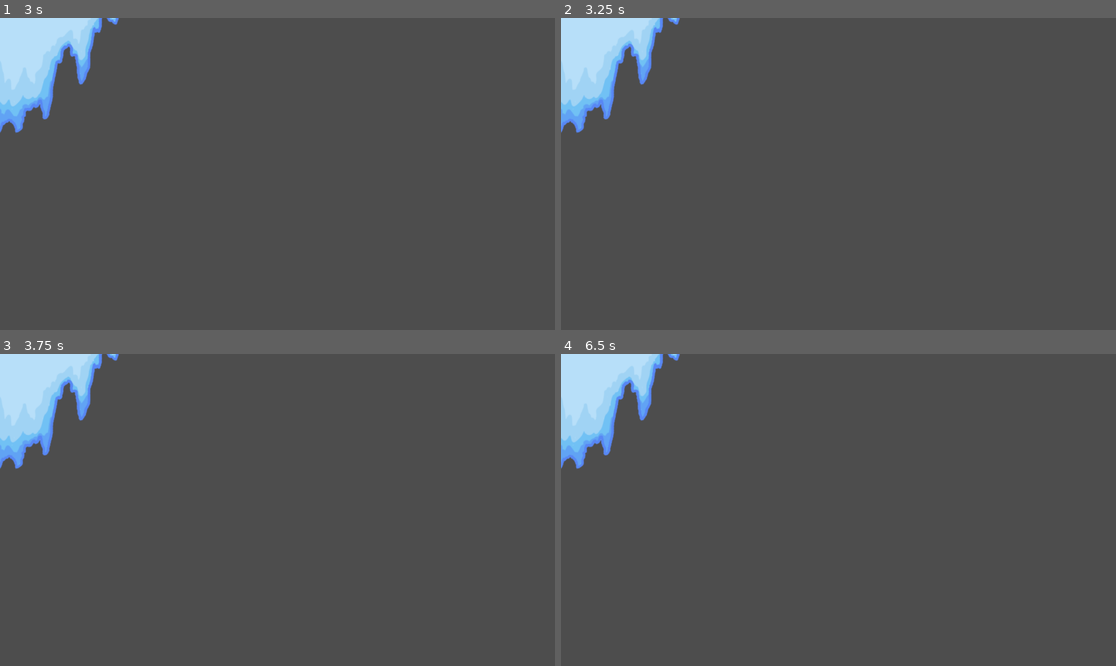
Above: before the commit, frames 1-4 (two rows, left to right).
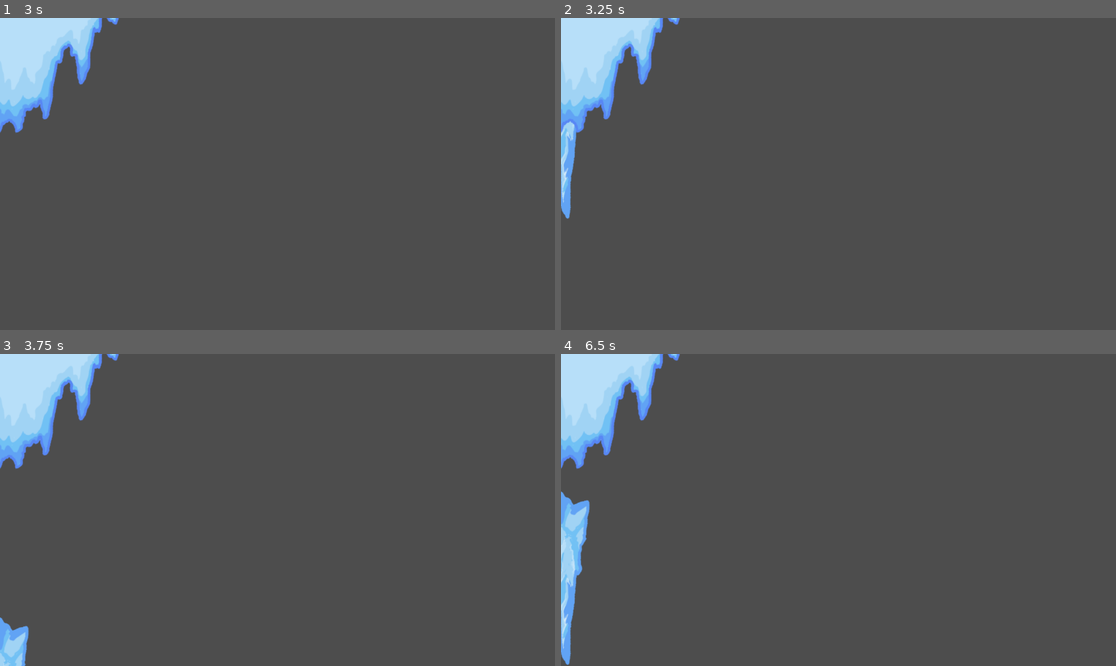
Above: after the commit, the same moments.

Repository: mezzoEmrys/mini-jam-8-2024
Game: Godot game, scene res://scenes/hazards/icicle_base_2.tscn
Two runs of this game, one before a commit and one after it. Both use one fixed random seed, a clock stepped at 60 frames per second and the inputs below. This scene is started directly instead of the project's main scene.
Inputs:
- Up to frame 1 (3 s): tap Enter at 0.5, 2 s; hold D (move_right) 0.53-2.03 s; tap Space (jump) at 0.77, 1.25, 1.52, 2.75 s; hold Left (move_left) 2.03-2.78 s; hold D (move_right) from 2.78 s (still down)
- Up to frame 2 (3.25 s): keep holding D (move_right); tap Space (jump) at 3.02 s
- Up to frame 3 (3.75 s): keep holding D (move_right)
- Up to frame 4 (6.5 s): tap Space (jump) at 3.77, 4.52, 5, 6.02 s; tap Enter at 4.25 s; release D (move_right) at 4.28 s; hold Left (move_left) 4.28-5.03 s; hold D (move_right) 5.03-5.78 s; hold Left (move_left) from 5.78 s (still down)

Frame 1 is identical in both runs. In frame 2, 0.6% of the frame differs, in the area x 0-3%, y 32-65%; in frame 3, 0.6%; in frame 4, 1.7%, in the area x 0-6%, y 44-100%.
Error before the commit: Invalid operands 'Vector2' and 'float' in operator '+'. (res://scripts/falling_icicle.gd:14)

Commit message:
new lands

Diff:
--- a/scenes/hazards/icicle_1.tscn
+++ b/scenes/hazards/icicle_1.tscn
@@ -8,6 +8,7 @@
 size = Vector2(54, 349)
 
 [node name="Icicle1" type="Node2D"]
+position = Vector2(-4, 111)
 script = ExtResource("1_t3k30")
 
 [node name="AnimatedSprite2D" type="AnimatedSprite2D" parent="."]
--- a/scenes/hazards/icicle_2.tscn
+++ b/scenes/hazards/icicle_2.tscn
@@ -8,6 +8,7 @@
 size = Vector2(54, 349)
 
 [node name="Icicle2" type="Node2D"]
+position = Vector2(-1, 79)
 script = ExtResource("1_cvjcr")
 
 [node name="AnimatedSprite2D" type="AnimatedSprite2D" parent="."]
--- a/scenes/hazards/icicle_3.tscn
+++ b/scenes/hazards/icicle_3.tscn
@@ -8,6 +8,7 @@
 size = Vector2(54, 349)
 
 [node name="Icicle3" type="Node2D"]
+position = Vector2(2, 136)
 script = ExtResource("1_snayh")
 
 [node name="AnimatedSprite2D" type="AnimatedSprite2D" parent="."]
--- a/scenes/platforms/batter.tscn
+++ b/scenes/platforms/batter.tscn
@@ -6,6 +6,7 @@
 size = Vector2(282, 349)
 
 [node name="Batter" type="RigidBody2D"]
+freeze = true
 
 [node name="Sprite2D" type="Sprite2D" parent="."]
 texture = ExtResource("1_8i1kj")
--- a/scenes/platforms/bones.tscn
+++ b/scenes/platforms/bones.tscn
@@ -6,6 +6,7 @@
 size = Vector2(293, 193)
 
 [node name="Bones" type="RigidBody2D"]
+freeze = true
 
 [node name="Sprite2D" type="Sprite2D" parent="."]
 texture = ExtResource("1_4h2hw")
--- a/scenes/platforms/box.tscn
+++ b/scenes/platforms/box.tscn
@@ -6,6 +6,7 @@
 size = Vector2(341, 295)
 
 [node name="Box" type="RigidBody2D"]
+freeze = true
 
 [node name="Sprite2D" type="Sprite2D" parent="."]
 texture = ExtResource("1_6vc5f")
--- a/scenes/platforms/broom.tscn
+++ b/scenes/platforms/broom.tscn
@@ -6,6 +6,7 @@
 size = Vector2(405, 26)
 
 [node name="Broom" type="RigidBody2D"]
+freeze = true
 
 [node name="Sprite2D" type="Sprite2D" parent="."]
 texture = ExtResource("1_0th41")
--- a/scenes/platforms/cabinet.tscn
+++ b/scenes/platforms/cabinet.tscn
@@ -6,6 +6,7 @@
 size = Vector2(368, 377)
 
 [node name="Cabinet" type="RigidBody2D"]
+freeze = true
 
 [node name="Sprite2D" type="Sprite2D" parent="."]
 texture = ExtResource("1_4f6au")
--- a/scenes/platforms/catfood.tscn
+++ b/scenes/platforms/catfood.tscn
@@ -6,6 +6,7 @@
 size = Vector2(282, 132)
 
 [node name="Catfood" type="RigidBody2D"]
+freeze = true
 
 [node name="Sprite2D" type="Sprite2D" parent="."]
 texture = ExtResource("1_vpnxx")
--- a/scenes/platforms/electrical.tscn
+++ b/scenes/platforms/electrical.tscn
@@ -1,15 +1,16 @@
-[gd_scene load_steps=3 format=3 uid="uid://bcbvo0p7k7veh"]
+[gd_scene load_steps=3 format=3 uid="uid://bicf2dlhiw2fk"]
 
-[ext_resource type="Texture2D" uid="uid://b2ke0mss84s1x" path="res://sprites/platforms/evilbook_platform.png" id="1_roy46"]
+[ext_resource type="Texture2D" uid="uid://uphp3ivwxsbi" path="res://sprites/platforms/electrical_platform.png" id="1_jxtcu"]
 
 [sub_resource type="RectangleShape2D" id="RectangleShape2D_fpfvw"]
-size = Vector2(435, 43)
+size = Vector2(349, 345)
 
-[node name="Evil Book" type="RigidBody2D"]
+[node name="Electrical" type="RigidBody2D"]
+freeze = true
 
 [node name="Sprite2D" type="Sprite2D" parent="."]
-texture = ExtResource("1_roy46")
+texture = ExtResource("1_jxtcu")
 
 [node name="CollisionShape2D" type="CollisionShape2D" parent="."]
-position = Vector2(8.5, 21.5)
+position = Vector2(7.5, 1.5)
 shape = SubResource("RectangleShape2D_fpfvw")
--- /dev/null
+++ b/scenes/platforms/evil_book.tscn
@@ -0,0 +1,16 @@
+[gd_scene load_steps=3 format=3 uid="uid://bcbvo0p7k7veh"]
+
+[ext_resource type="Texture2D" uid="uid://b2ke0mss84s1x" path="res://sprites/platforms/evilbook_platform.png" id="1_roy46"]
+
+[sub_resource type="RectangleShape2D" id="RectangleShape2D_fpfvw"]
+size = Vector2(435, 43)
+
+[node name="Evil Book" type="RigidBody2D"]
+freeze = true
+
+[node name="Sprite2D" type="Sprite2D" parent="."]
+texture = ExtResource("1_roy46")
+
+[node name="CollisionShape2D" type="CollisionShape2D" parent="."]
+position = Vector2(8.5, 21.5)
+shape = SubResource("RectangleShape2D_fpfvw")
--- a/scenes/platforms/evilbook.tscn
+++ /dev/null
@@ -1,15 +0,0 @@
-[gd_scene load_steps=3 format=3 uid="uid://bicf2dlhiw2fk"]
-
-[ext_resource type="Texture2D" uid="uid://uphp3ivwxsbi" path="res://sprites/platforms/electrical_platform.png" id="1_jxtcu"]
-
-[sub_resource type="RectangleShape2D" id="RectangleShape2D_fpfvw"]
-size = Vector2(349, 345)
-
-[node name="Electrical" type="RigidBody2D"]
-
-[node name="Sprite2D" type="Sprite2D" parent="."]
-texture = ExtResource("1_jxtcu")
-
-[node name="CollisionShape2D" type="CollisionShape2D" parent="."]
-position = Vector2(7.5, 1.5)
-shape = SubResource("RectangleShape2D_fpfvw")
--- a/scenes/platforms/fish.tscn
+++ b/scenes/platforms/fish.tscn
@@ -6,6 +6,7 @@
 size = Vector2(448, 235)
 
 [node name="Fish" type="RigidBody2D"]
+freeze = true
 
 [node name="Sprite2D" type="Sprite2D" parent="."]
 texture = ExtResource("1_2vyh8")
--- a/scenes/platforms/flower.tscn
+++ b/scenes/platforms/flower.tscn
@@ -6,6 +6,7 @@
 size = Vector2(373, 126)
 
 [node name="Flower" type="RigidBody2D"]
+freeze = true
 
 [node name="Sprite2D" type="Sprite2D" parent="."]
 texture = ExtResource("1_pokb3")
--- a/scenes/platforms/freezer.tscn
+++ b/scenes/platforms/freezer.tscn
@@ -6,6 +6,7 @@
 size = Vector2(442, 346)
 
 [node name="Freezer" type="RigidBody2D"]
+freeze = true
 
 [node name="Sprite2D" type="Sprite2D" parent="."]
 texture = ExtResource("1_bshdq")
--- a/scenes/platforms/freezer_shelf.tscn
+++ b/scenes/platforms/freezer_shelf.tscn
@@ -9,6 +9,7 @@
 size = Vector2(437.5, 59.5)
 
 [node name="Freezer Shelf" type="RigidBody2D"]
+freeze = true
 
 [node name="Sprite2D" type="Sprite2D" parent="."]
 texture = ExtResource("1_xs43u")
--- a/scenes/platforms/heavy.tscn
+++ b/scenes/platforms/heavy.tscn
@@ -6,6 +6,7 @@
 size = Vector2(453, 150)
 
 [node name="Heavy" type="RigidBody2D"]
+freeze = true
 
 [node name="Sprite2D" type="Sprite2D" parent="."]
 texture = ExtResource("1_set6g")
--- a/scenes/platforms/lemon.tscn
+++ b/scenes/platforms/lemon.tscn
@@ -6,6 +6,7 @@
 size = Vector2(339, 213)
 
 [node name="Lemon" type="RigidBody2D"]
+freeze = true
 
 [node name="Sprite2D" type="Sprite2D" parent="."]
 texture = ExtResource("1_lr6gw")
--- a/scenes/platforms/mushroom.tscn
+++ b/scenes/platforms/mushroom.tscn
@@ -6,6 +6,7 @@
 size = Vector2(322.5, 237.5)
 
 [node name="Mushroom" type="RigidBody2D"]
+freeze = true
 
 [node name="Sprite2D" type="Sprite2D" parent="."]
 texture = ExtResource("1_dvydw")
--- a/scenes/platforms/oven.tscn
+++ b/scenes/platforms/oven.tscn
@@ -6,6 +6,7 @@
 size = Vector2(358, 381)
 
 [node name="Oven" type="RigidBody2D"]
+freeze = true
 
 [node name="Sprite2D" type="Sprite2D" parent="."]
 texture = ExtResource("1_l8s6s")
--- a/scenes/platforms/skull.tscn
+++ b/scenes/platforms/skull.tscn
@@ -6,6 +6,7 @@
 size = Vector2(300, 180)
 
 [node name="Skull" type="RigidBody2D"]
+freeze = true
 
 [node name="Sprite2D" type="Sprite2D" parent="."]
 texture = ExtResource("1_k62v7")
--- a/scenes/platforms/spice_bottle.tscn
+++ b/scenes/platforms/spice_bottle.tscn
@@ -6,6 +6,7 @@
 size = Vector2(129, 267)
 
 [node name="Spice Bottle" type="RigidBody2D"]
+freeze = true
 
 [node name="Sprite2D" type="Sprite2D" parent="."]
 texture = ExtResource("1_7fpes")
--- a/scenes/platforms/spice_bottle_empty.tscn
+++ b/scenes/platforms/spice_bottle_empty.tscn
@@ -9,6 +9,7 @@
 size = Vector2(172, 213)
 
 [node name="Spice Bottle Empty" type="RigidBody2D"]
+freeze = true
 
 [node name="Sprite2D" type="Sprite2D" parent="."]
 texture = ExtResource("1_licwg")
--- a/scenes/platforms/thin.tscn
+++ b/scenes/platforms/thin.tscn
@@ -6,6 +6,7 @@
 size = Vector2(445, 55)
 
 [node name="Thin" type="RigidBody2D"]
+freeze = true
 
 [node name="Sprite2D" type="Sprite2D" parent="."]
 texture = ExtResource("1_4rr6a")
--- a/scenes/platforms/toy.tscn
+++ b/scenes/platforms/toy.tscn
@@ -6,6 +6,7 @@
 size = Vector2(398, 51.5)
 
 [node name="Toy" type="RigidBody2D"]
+freeze = true
 
 [node name="Sprite2D" type="Sprite2D" parent="."]
 texture = ExtResource("1_jhgn8")
--- a/scenes/platforms/trunk.tscn
+++ b/scenes/platforms/trunk.tscn
@@ -6,6 +6,7 @@
 size = Vector2(254, 231.5)
 
 [node name="Trunk" type="RigidBody2D"]
+freeze = true
 
 [node name="Sprite2D" type="Sprite2D" parent="."]
 texture = ExtResource("1_a46l8")
--- a/scenes/platforms/yarn.tscn
+++ b/scenes/platforms/yarn.tscn
@@ -6,6 +6,7 @@
 size = Vector2(303, 274)
 
 [node name="Yarn" type="RigidBody2D"]
+freeze = true
 
 [node name="Sprite2D" type="Sprite2D" parent="."]
 texture = ExtResource("1_213hy")
--- /dev/null
+++ b/scenes/test_scene.tscn
@@ -0,0 +1,64 @@
+[gd_scene load_steps=10 format=3 uid="uid://3t5006oe1dbi"]
+
+[ext_resource type="Texture2D" uid="uid://cqqwge0hc3jgb" path="res://sprites/test/test_tutorialgarden1.png" id="1_wwunv"]
+[ext_resource type="PackedScene" uid="uid://dvkqbwaa5ros2" path="res://scenes/gorp.tscn" id="2_r4l2d"]
+[ext_resource type="PackedScene" uid="uid://b4nl4h12qdjj5" path="res://scenes/platforms/mushroom.tscn" id="3_0ca63"]
+[ext_resource type="PackedScene" uid="uid://blps5y1jfdrnu" path="res://scenes/platforms/thin.tscn" id="4_hmbgb"]
+[ext_resource type="PackedScene" uid="uid://c7doh3v3nbfkn" path="res://scenes/platforms/trunk.tscn" id="5_dkdar"]
+[ext_resource type="PackedScene" uid="uid://jneln3x2qhgk" path="res://scenes/platforms/box.tscn" id="6_hpahd"]
+[ext_resource type="PackedScene" uid="uid://bjhtj8d53aic8" path="res://scenes/platforms/freezer.tscn" id="7_kqqa4"]
+[ext_resource type="PackedScene" uid="uid://ce3imkviboe7b" path="res://scenes/hazards/icicle_base_1.tscn" id="8_qbab3"]
+
+[sub_resource type="RectangleShape2D" id="RectangleShape2D_sa37l"]
+size = Vector2(2565.5, 141)
+
+[node name="TestScene" type="Node2D"]
+
+[node name="TestTutorialgarden1" type="Sprite2D" parent="."]
+position = Vector2(1280, 719)
+texture = ExtResource("1_wwunv")
+
+[node name="Gorp" parent="." instance=ExtResource("2_r4l2d")]
+position = Vector2(2274, 1239)
+scale = Vector2(0.2, 0.2)
+
+[node name="Camera2D" type="Camera2D" parent="Gorp"]
+position = Vector2(-90, 90)
+scale = Vector2(5, 5)
+zoom = Vector2(0.8, 0.8)
+limit_left = 0
+limit_top = 0
+limit_right = 2560
+limit_bottom = 1400
+limit_smoothed = true
+
+[node name="RigidBody2D" type="RigidBody2D" parent="."]
+freeze = true
+
+[node name="CollisionShape2D" type="CollisionShape2D" parent="RigidBody2D"]
+position = Vector2(1283.25, 1374.5)
+shape = SubResource("RectangleShape2D_sa37l")
+
+[node name="Mushroom" parent="." instance=ExtResource("3_0ca63")]
+position = Vector2(2003, 1203)
+scale = Vector2(0.486233, 0.512013)
+
+[node name="Thin" parent="." instance=ExtResource("4_hmbgb")]
+position = Vector2(1532, 1071)
+
+[node name="Trunk" parent="." instance=ExtResource("5_dkdar")]
+position = Vector2(1427, 933)
+scale = Vector2(0.618438, 0.60378)
+
+[node name="Thin2" parent="." instance=ExtResource("4_hmbgb")]
+position = Vector2(966, 920)
+
+[node name="Box" parent="." instance=ExtResource("6_hpahd")]
+position = Vector2(407, 797)
+
+[node name="Freezer" parent="." instance=ExtResource("7_kqqa4")]
+position = Vector2(951, 206)
+
+[node name="Icicle1" parent="." instance=ExtResource("8_qbab3")]
+position = Vector2(863, 378)
+scale = Vector2(0.370336, 0.333503)
--- a/scripts/falling_icicle.gd
+++ b/scripts/falling_icicle.gd
@@ -11,4 +11,4 @@
 		queue_free()
 
 func _physics_process(delta):
-	transform.y += gravity
+	position.y += (gravity * delta)
--- a/scripts/icicle_base.gd
+++ b/scripts/icicle_base.gd
@@ -1,4 +1,4 @@
-extends Node
+extends Node2D
 
 @export var delay : float = 3
 var step_timer : float = 0
@@ -6,6 +6,8 @@
 
 func drop_icicle():
 	var child = icicle.instantiate()
+	child.position = position
+	child.scale = scale
 	get_parent().add_child(child)
 
 func _process(delta):
Binary file added: sprites/test/test_tutorialgarden1.png
Not shown, added: sprites/test/test_tutorialgarden1.png.import
